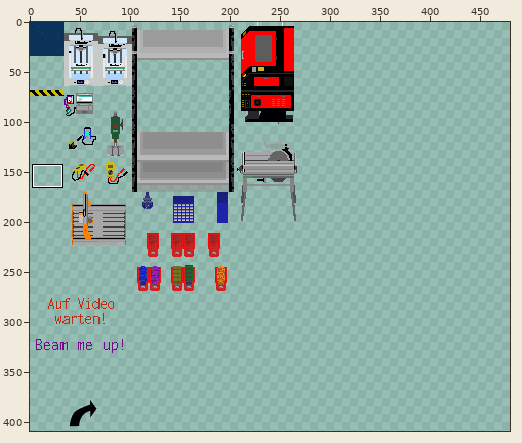
One commit to this sprite sheet: tileset_unikat.png. The picture above shows the old version from afar; the outline marks the close-up.
Close-up. As it was:
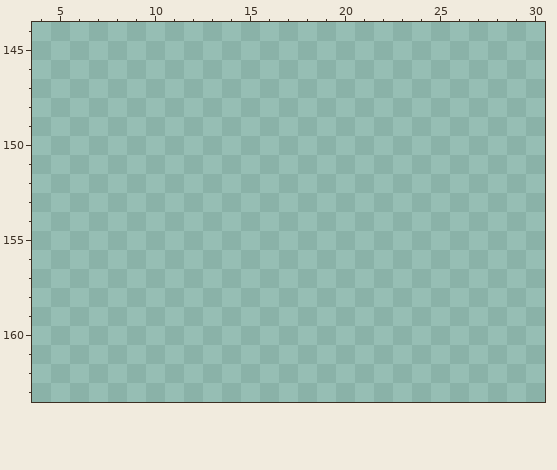
The file is 544x544 pixels. Pixels under 10% opacity are left out. Colours within 5 levels of each other are drawn and written as one. Shown: x 4..30, y 144..163. The wide view leaves out empty margins. The commit also changed other parts of the picture, which this record leaves out.
Palette (. is transparent): 
New version:
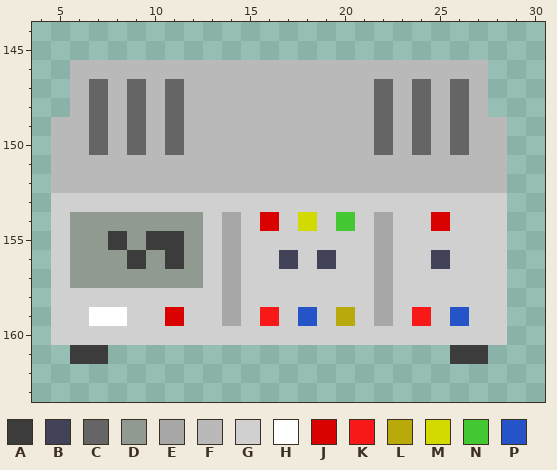
Colours new in this view: A #3c3c3c  B #424359  C #656565  D #909a90  E #a7a7a7  F #b9b9b9  G #d0d0d0  H #ffffff  J #da0101  K #f81818  L #b8a90d  M #d3da01  N #43c833  P #2454c7
Changes in this commit:
Colour A is added in row 155 at x 8 and 10 to 11; in row 156 at x 9 and 11; in row 161 at x 6 to 7 and 26 to 27.
Colour B is added in row 156 at x 17, 19 and 25.
Colour C is added in rows 147 to 150 at x 7, 9, 11, 22, 24 and 26.
Colour D is added in row 154 at x 6 to 12; in row 155 at x 6 to 7, 9 and 12; in row 156 at x 6 to 8, 10 and 12; in row 157 at x 6 to 12.
Colour E is added in rows 154 to 159 at x 14 and 22.
Colour F is added in row 146 at x 6 to 27; in rows 147 to 148 at x 6, 8, 10, 12 to 21, 23, 25 and 27; in rows 149 to 150 at x 5 to 6, 8, 10, 12 to 21, 23, 25 and 27 to 28; in rows 151 to 152 at x 5 to 28.
Colour G is added in row 153 at x 5 to 28; in row 154 at x 5, 13, 15, 17, 19, 21, 23 to 24 and 26 to 28; in row 155 at x 5, 13, 15 to 21 and 23 to 28; in row 156 at x 5, 13, 15 to 16, 18, 20 to 21, 23 to 24 and 26 to 28; in row 157 at x 5, 13, 15 to 21 and 23 to 28; in row 158 at x 5 to 13, 15 to 21 and 23 to 28.
Colour G is added in row 159 at x 5 to 6, 9 to 10, 12 to 13, 15, 17, 19, 21, 23, 25 and 27 to 28; in row 160 at x 5 to 28.
Colour H is added in row 159 at x 7 to 8.
Colour J is added in row 154 at x 16 and 25; in row 159 at x 11.
Colour K is added in row 159 at x 16 and 24.
Colour L is added in row 159 at x 20.
Colour M is added in row 154 at x 18.
Colour N is added in row 154 at x 20.
Colour P is added in row 159 at x 18 and 26.
Pixel boxes of the changes (left, top, right, bottom) in both close-ups:
added: (51, 60, 507, 364)
